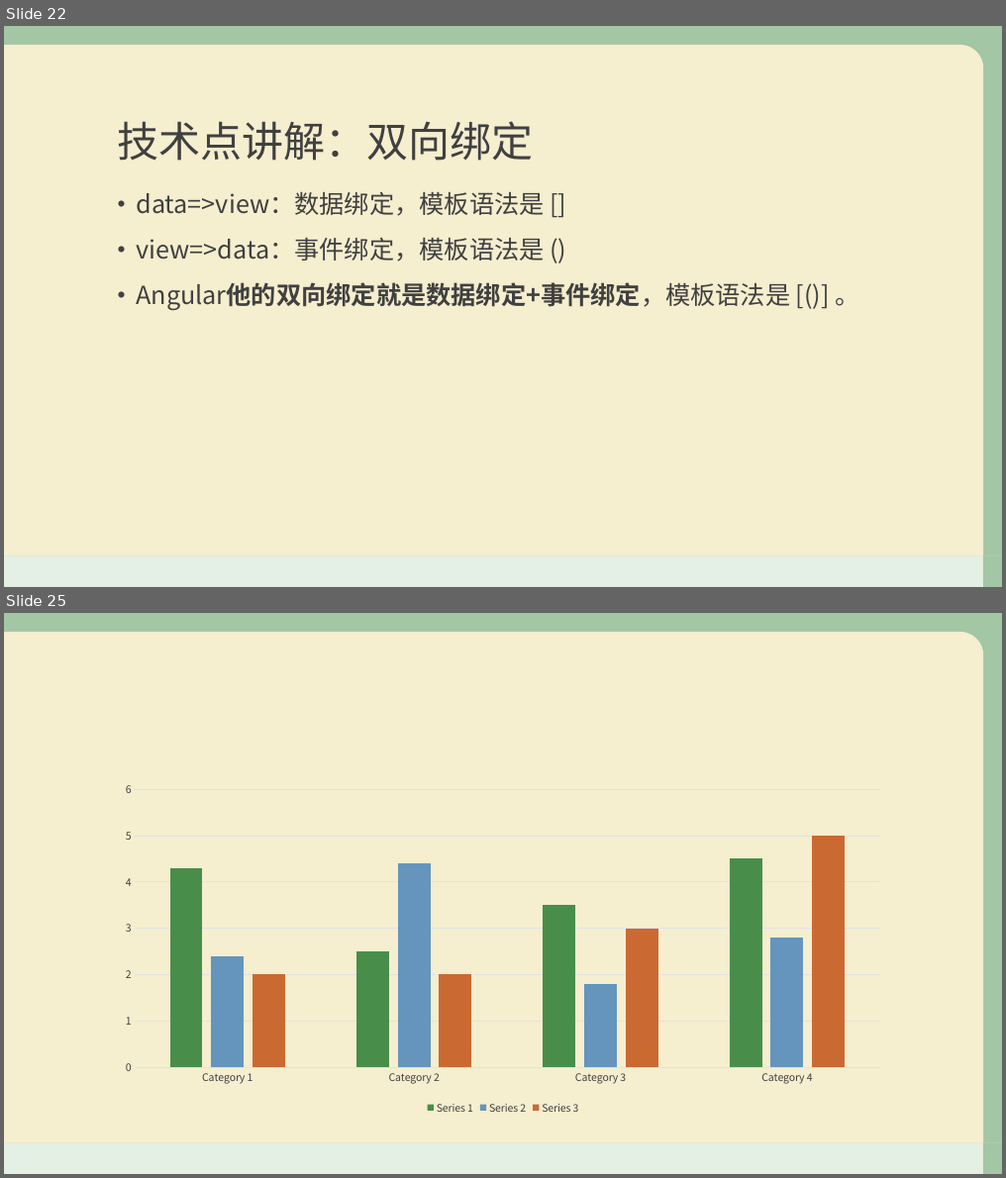
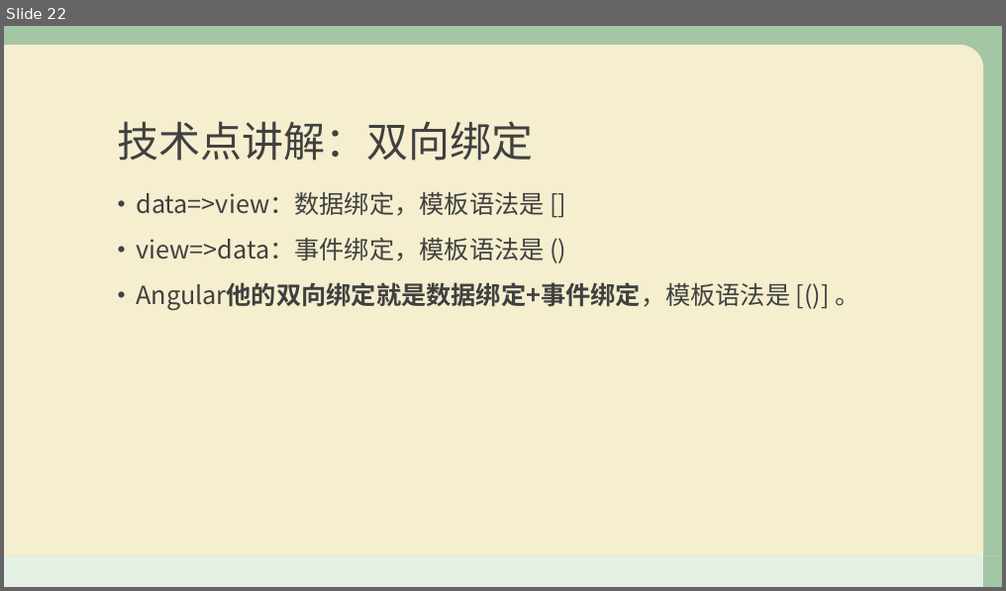
Before and after one commit to duoduoObama/web, a slide deck: 溯源前端赏析.pptx. Shown one above the other, each under a label of ours: slides 22 and 25 before the commit, slide 22 after it; the slides between them are not shown. The pictures are 1006x1178 and 1006x591 pixels, drawn with LibreOffice and Linux fonts; fonts in the diff are those of the drawing; background and template pictures are left out. Boxes give left, top, right and bottom in pixels: in the first picture for what was removed or moved away, otherwise in the second. Text is boxed around its words. In the diff, an @@ line names an element or a change of style, - is before the commit and + after.

```diff
--- a/溯源前端赏析.pptx
+++ b/溯源前端赏析.pptx
@@ slide 25 removed at (4,613,1002,1174), background picture (left out); not listed: 4 template elements that a slide beside it also shows @@
@@ column chart removed at (110,775,896,1118) @@
-categories: Category 1, Category 2, Category 3, Category 4
-Series 1: 4.3, 2.5, 3.5, 4.5
-Series 2: 2.4, 4.4, 1.8, 2.8
-Series 3: 2, 2, 3, 5
```
Also in this commit, not shown: 5 slides changed, 3 slides added, 9 other slides removed.
